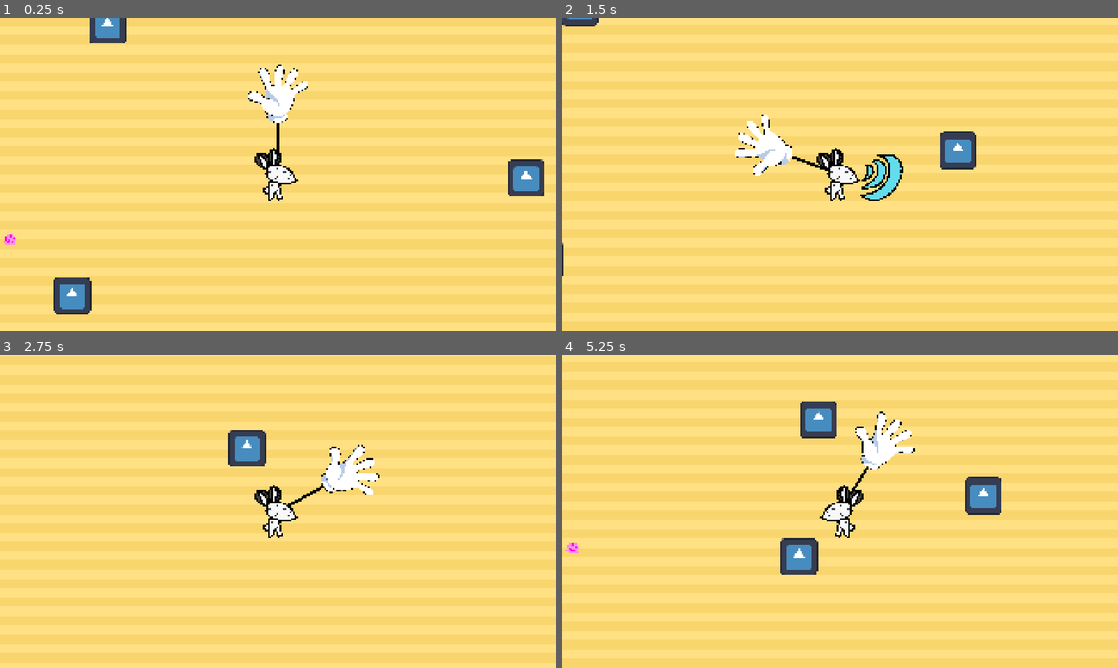
Above: before the commit, frames 1-4 (two rows, left to right).
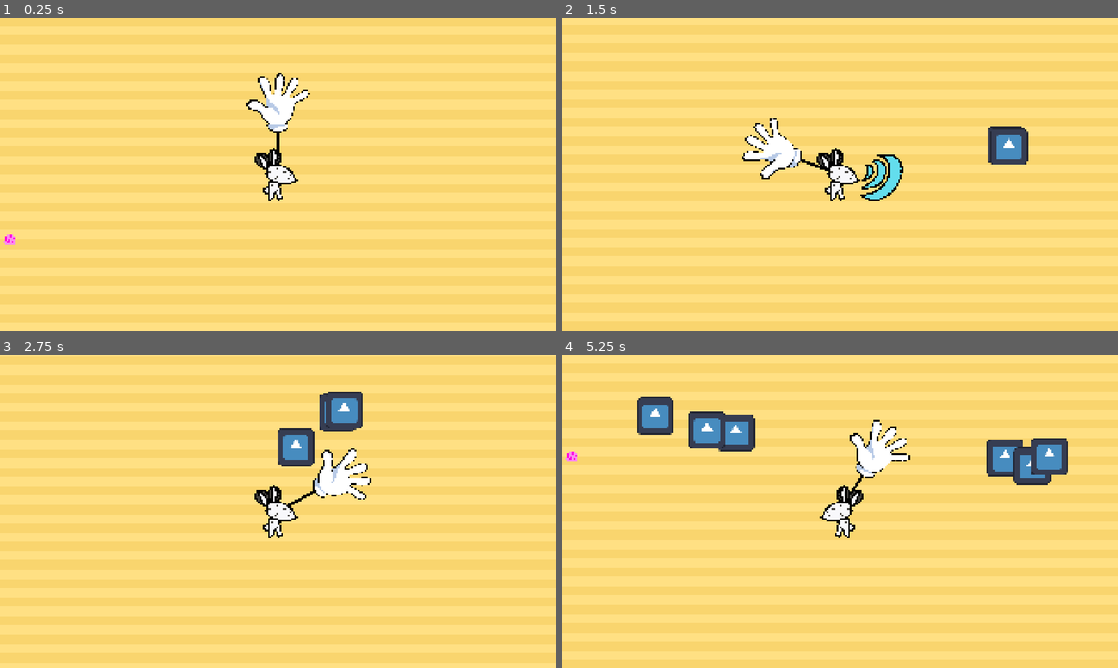
Above: after the commit, the same moments.

Repository: FA25-CAT237/Game-Off-2025-Abigail-Nico-Tahjiro
Game: Godot game, scene res://testing.tscn
Same seed, same stepped clock (60 frames per second), same inputs: the game is played once before the commit and once after it. The project has no main scene, so this scene is started directly. The engine's default icon, where the game draws it, is replaced by a stand-in: a white triangle on a blue panel in a dark square.
Inputs (mouse positions are in pixels of both pictures, inside the frame that each line leads up to):
- Up to frame 1 (0.25 s): no input
- Up to frame 2 (1.5 s): move the mouse to (962, 158) at 0.52 s; hold D (moveRight) 0.53-1.28 s; move the mouse to (728, 190) at 1.27 s; hold S (moveDown) from 1.28 s (still down)
- Up to frame 3 (2.75 s): move the mouse to (333, 442) at 2.02 s; release S (moveDown) at 2.03 s; hold D (moveRight) from 2.03 s (still down)
- Up to frame 4 (5.25 s): move the mouse to (812, 574) at 2.77 s; release D (moveRight) at 2.78 s; hold W (moveUp) 2.78-3.53 s; move the mouse to (1006, 558) at 3.52 s; hold A (moveLeft) 3.53-5.03 s; move the mouse to (673, 464) at 4.27 s; move the mouse to (867, 511) at 5.02 s; hold S (moveDown) from 5.03 s (still down)

The runs differ from the first frame. In frame 1, 3.1% of the frame differs, in the area x 9-98%, y 0-95%; in frame 2, 2.8%; in frame 3, 3.5%; in frame 4, 7.5%, in the area x 0-91%, y 13-71%.

Commit message:
Enemy Spawner Added

Diff:
--- /dev/null
+++ b/wave-game-game-off-2025/Scripts/enemy_spawner.gd
@@ -0,0 +1,38 @@
+extends Node2D
+
+# preload all the enemy types
+var testEnemy
+
+var enemySpawn
+
+# for randomizing what enemy types get spawned
+var rng = RandomNumberGenerator.new()
+var enemySpawnChance
+
+# for randomizing enemy spawn position
+var basePosition
+
+func _ready() -> void:
+	# preload all the enemy types
+	testEnemy = preload("res://test_enemy.tscn")
+
+	basePosition = self.position
+
+	# for testing
+	spawnEnemies(3)
+
+func spawnEnemies(howMany: int):
+	for int in howMany:
+		self.position.x = self.position.x + rng.randi_range(-5, 5)
+		self.position.y = self.position.y + rng.randi_range(-5, 5)
+
+		await get_tree().create_timer(rng.randf_range(0, 0.8)).timeout
+
+		# generate a number for what enemy will be spawned
+		enemySpawnChance = rng.randi_range(0, 100)
+		# randomly choose which enemies to spawn based on the wave
+		if enemySpawnChance <= 100:
+			var enemySpawn = testEnemy.instantiate()
+			add_child(enemySpawn)
+		self.position = basePosition
+	pass
--- a/wave-game-game-off-2025/test_enemy.gd
+++ b/wave-game-game-off-2025/Scripts/test_enemy.gd
@@ -9,18 +9,20 @@
 var movementGate = false # to make movement on a clock that isn't physics process based
 var colliderGate = false
 
+
 func _ready() -> void:
 	player = get_tree().get_nodes_in_group("player")[0]
-	currentPosition = self.position
+	#self.global_position = get_parent().global_position # to make it spawn at the enemy spawner
+	currentPosition = self.global_position
 
 func _physics_process(delta: float) -> void:
 	# lock movement gate and set current position if it's false
 	if movementGate == false:
 		movementGate = true
-		currentPosition = self.position
+		currentPosition = self.global_position
 	# move towards the player until a certain distance away from last currentPosition
-	if(position.distance_to(currentPosition) < 50):
-		if position.distance_to(player.position) > 100:
+	if(global_position.distance_to(currentPosition) < 50):
+		if global_position.distance_to(player.position) > 100:
 			moveTowardsPlayer()
 	else:
 		await get_tree().create_timer(1).timeout
@@ -33,9 +35,9 @@
 
 # moveTowardsPlayer makes the enemy move towards the player
 func moveTowardsPlayer() -> void:
-	if(position.distance_to(currentPosition) < 50):
+	if(global_position.distance_to(currentPosition) < 50):
 		# update velocity and then move_and_slide
-		velocity = position.direction_to(player.position) * move_speed
+		velocity = global_position.direction_to(player.position) * move_speed
 		move_and_slide()
 
 # check if its contacting the player, the radio, or an attack
@@ -53,3 +55,9 @@
 
 		i = i - 1
 	colliderGate = false
+
+# move if clipping with another enemy
+func _on_clipping_check_area_entered(area: Area2D) -> void:
+	if(area.is_in_group("clippingcheck")):
+		self.position.x = self.position.x + randi_range(-5, 5)
+		self.position.y = self.position.y + randi_range(-5, 5)
--- /dev/null
+++ b/wave-game-game-off-2025/enemy_spawner.tscn
@@ -0,0 +1,6 @@
+[gd_scene load_steps=2 format=3 uid="uid://bud8135d0bdjk"]
+
+[ext_resource type="Script" uid="uid://cjtiee6ehls4g" path="res://Scripts/enemy_spawner.gd" id="1_ewhtn"]
+
+[node name="EnemySpawner" type="Node2D" groups=["spawner"]]
+script = ExtResource("1_ewhtn")
--- a/wave-game-game-off-2025/player.tscn
+++ b/wave-game-game-off-2025/player.tscn
@@ -3,7 +3,7 @@
 [ext_resource type="Script" uid="uid://mfjkxhsw7m0t" path="res://Scripts/player.gd" id="1_hqtel"]
 [ext_resource type="Texture2D" uid="uid://c21l2now0qjlb" path="res://Art/playerPlaceholder.png" id="2_2hs0m"]
 [ext_resource type="Script" uid="uid://cpga4ddoo0b60" path="res://Scripts/hand.gd" id="2_hqtel"]
-[ext_resource type="Texture2D" uid="uid://cjh8y4np21rp6" path="res://Art/1920 x 2080 Hand.png" id="4_2hs0m"]
+[ext_resource type="Texture2D" uid="uid://bxc85apersjot" path="res://Art/Untitled_Artwork-1.png" id="4_2hs0m"]
 [ext_resource type="Script" uid="uid://4v275k6cciod" path="res://Scripts/waving.gd" id="5_2hs0m"]
 [ext_resource type="AudioStream" uid="uid://cun5w82tga751" path="res://SFX/Correct.mp3" id="6_1jxqw"]
 
@@ -67,6 +67,7 @@
 rotation = 1.5707964
 scale = Vector2(0.2, 0.2)
 texture = ExtResource("4_2hs0m")
+offset = Vector2(-90, -350)
 script = ExtResource("5_2hs0m")
 
 [node name="WaveDing" type="AudioStreamPlayer2D" parent="HandPivot/Hand"]
--- a/wave-game-game-off-2025/player_attack.tscn
+++ b/wave-game-game-off-2025/player_attack.tscn
@@ -1,7 +1,7 @@
 [gd_scene load_steps=4 format=3 uid="uid://dc2yrsfk7tkff"]
 
 [ext_resource type="Texture2D" uid="uid://cjpmevf8j2q6d" path="res://Art/plyrAttackPlaceholder.png" id="1_m5rqh"]
-[ext_resource type="Script" uid="uid://fcilbrrlb4kk" path="res://player_attack.gd" id="1_r8f3e"]
+[ext_resource type="Script" uid="uid://fcilbrrlb4kk" path="res://Scripts/player_attack.gd" id="1_r8f3e"]
 
 [sub_resource type="CapsuleShape2D" id="CapsuleShape2D_m5rqh"]
 radius = 81.0
--- a/wave-game-game-off-2025/project.godot
+++ b/wave-game-game-off-2025/project.godot
@@ -24,6 +24,7 @@
 
 attack=""
 enemy=""
+clippingcheck=""
 
 [input]
 
--- a/wave-game-game-off-2025/test_enemy.tscn
+++ b/wave-game-game-off-2025/test_enemy.tscn
@@ -1,7 +1,7 @@
 [gd_scene load_steps=5 format=3 uid="uid://bg1mj2ypy3ncl"]
 
 [ext_resource type="Texture2D" uid="uid://yqwxinekrrme" path="res://Art/icon.svg" id="1_ghv5c"]
-[ext_resource type="Script" uid="uid://ba2ymw20aod7d" path="res://test_enemy.gd" id="1_yikbh"]
+[ext_resource type="Script" uid="uid://ba2ymw20aod7d" path="res://Scripts/test_enemy.gd" id="1_yikbh"]
 
 [sub_resource type="RectangleShape2D" id="RectangleShape2D_yikbh"]
 size = Vector2(10, 10)
@@ -23,3 +23,10 @@
 
 [node name="TestEnemyHitbox" type="CollisionShape2D" parent="TestEnemyArea" groups=["enemy"]]
 shape = SubResource("CircleShape2D_yikbh")
+
+[node name="ClippingCheck" type="Area2D" parent="." groups=["clippingcheck"]]
+
+[node name="TestEnemyBodyCollision" type="CollisionShape2D" parent="ClippingCheck" groups=["enemy"]]
+shape = SubResource("RectangleShape2D_yikbh")
+
+[connection signal="area_entered" from="ClippingCheck" to="." method="_on_clipping_check_area_entered"]
--- a/wave-game-game-off-2025/testing.tscn
+++ b/wave-game-game-off-2025/testing.tscn
@@ -2,7 +2,7 @@
 
 [ext_resource type="PackedScene" uid="uid://cm2dnqesncqla" path="res://player.tscn" id="2_co24e"]
 [ext_resource type="Texture2D" uid="uid://c6s287664t4my" path="res://Art/sandtile.png" id="3_feb8i"]
-[ext_resource type="PackedScene" uid="uid://bg1mj2ypy3ncl" path="res://test_enemy.tscn" id="3_kj3p2"]
+[ext_resource type="PackedScene" uid="uid://bud8135d0bdjk" path="res://enemy_spawner.tscn" id="4_kj3p2"]
 
 [sub_resource type="TileSetAtlasSource" id="TileSetAtlasSource_kj3p2"]
 texture = ExtResource("3_feb8i")
@@ -27,11 +27,8 @@
 [node name="Player" parent="." instance=ExtResource("2_co24e")]
 move_speed = 500.0
 
-[node name="TestEnemy" parent="." instance=ExtResource("3_kj3p2")]
-position = Vector2(907, 14)
+[node name="EnemySpawner" parent="." instance=ExtResource("4_kj3p2")]
+position = Vector2(1000, 0)
 
-[node name="TestEnemy2" parent="." instance=ExtResource("3_kj3p2")]
-position = Vector2(-757, 446)
-
-[node name="TestEnemy3" parent="." instance=ExtResource("3_kj3p2")]
-position = Vector2(-626, -548)
+[node name="EnemySpawner2" parent="." instance=ExtResource("4_kj3p2")]
+position = Vector2(-1000, 0)
Binary file added: wave-game-game-off-2025/Art/Untitled_Artwork-1.png
Not shown, added: wave-game-game-off-2025/Art/Untitled_Artwork-1.png.import
Not shown, added: wave-game-game-off-2025/Scripts/enemy_spawner.gd.uid
Renamed: wave-game-game-off-2025/player_attack.gd -> wave-game-game-off-2025/Scripts/player_attack.gd
Renamed: wave-game-game-off-2025/player_attack.gd.uid -> wave-game-game-off-2025/Scripts/player_attack.gd.uid
Renamed: wave-game-game-off-2025/test_enemy.gd.uid -> wave-game-game-off-2025/Scripts/test_enemy.gd.uid
